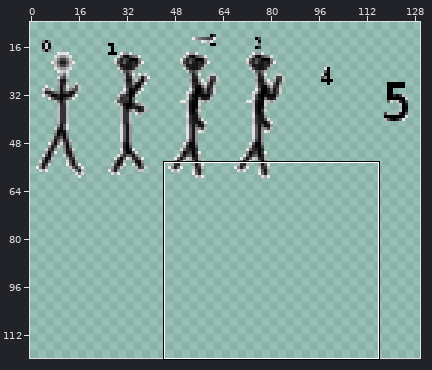
Edited in one commit: sprite sheet (spritesheet.gif). The picture above shows the old version from afar; the outline marks the close-up.
Close-up. As it was:
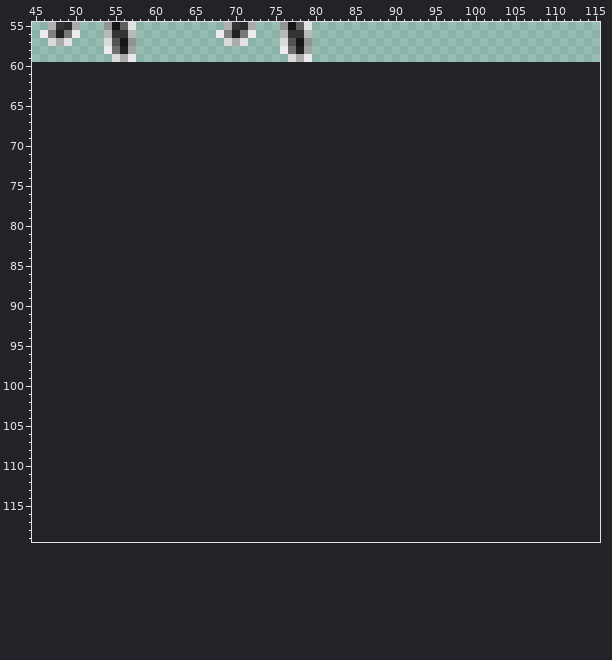
The file is 132x60 pixels. Colours within 5 levels of each other are drawn and written as one. Shown: x 45..115, y 55..119. The old version is drawn lined up with the new one, on the new canvas. The wide view leaves out empty margins. The commit also changed other parts of the picture, which this record leaves out.
And afterwards:
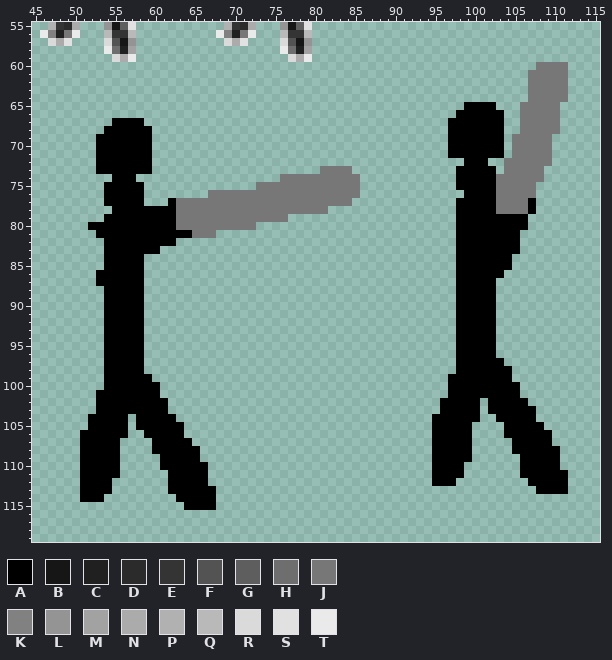
Palette (. is transparent): A #000000  B #161616  C #202020  D #2b2b2b  E #343434  F #535353  G #5e5e5e  H #6e6e6e  J #777777  K #818181  L #949494  M #a2a2a2  N #ababab  P #b1b1b1  Q #b9b9b9  R #dadada  S #e1e1e1  T #eaeaea
Difference:
canvas 132x60 -> 132x120
y 60: x 108..111 .... -> JJJJ
y 61..64: x 107..111 ..... -> JJJJJ
y 65: x 99..102 .... -> AAAA; x 106..110 ..... -> JJJJJ
y 66: x 98..103 ...... -> AAAAAA; x 106..110 ..... -> JJJJJ
y 67: x 55..58 .... -> AAAA; x 97..103 ....... -> AAAAAAA; x 106..110 ..... -> JJJJJ
y 68: x 54..59 ...... -> AAAAAA; x 97..103 ....... -> AAAAAAA; x 106..110 ..... -> JJJJJ
y 69..71: x 53..59 ....... -> AAAAAAA; x 97..103 ....... -> AAAAAAA; x 105..109 ..... -> JJJJJ
y 72: x 53..59 ....... -> AAAAAAA; x 99..101 ... -> AAA; x 104..109 ...... -> JJJJJJ
y 73: x 53..59 ....... -> AAAAAAA; x 81..84 .... -> JJJJ; x 98..102 ..... -> AAAAA; x 104..108 ..... -> JJJJJ
y 74: x 55..57 ... -> AAA; x 76..85 .......... -> JJJJJJJJJJ; x 98..108 ........... -> AAAAAJJJJJJ
y 75: x 54..58 ..... -> AAAAA; x 73..85 ............. -> JJJJJJJJJJJJJ; x 98..107 .......... -> AAAAAJJJJJ
y 76: x 54..58 ..... -> AAAAA; x 67..85 ................... -> JJJJJJJJJJJJJJJJJJJ; x 99..107 ......... -> AAAAJJJJJ
y 77: x 54..58 ..... -> AAAAA; x 62..84 ....................... -> AJJJJJJJJJJJJJJJJJJJJJJ; x 98..107 .......... -> AAAAAJJJJA
y 78: x 55..81 ........................... -> AAAAAAAAJJJJJJJJJJJJJJJJJJJ; x 98..107 .......... -> AAAAAJJJJA
y 79: x 54..76 ....................... -> AAAAAAAAAJJJJJJJJJJJJJJ; x 98..106 ......... -> AAAAAAAAA
y 80: x 52..72 ..................... -> AAAAAAAAAAAJJJJJJJJJJ; x 98..106 ......... -> AAAAAAAAA
y 81: x 53..67 ............... -> AAAAAAAAAAAAJJJ; x 98..105 ........ -> AAAAAAAA
y 82: x 54..62 ......... -> AAAAAAAAA; x 98..105 ........ -> AAAAAAAA
y 83: x 54..60 ....... -> AAAAAAA; x 98..105 ........ -> AAAAAAAA
y 84..85: x 54..58 ..... -> AAAAA; x 98..104 ....... -> AAAAAAA
y 86: x 53..58 ...... -> AAAAAA; x 98..103 ...... -> AAAAAA
y 87: x 53..58 ...... -> AAAAAA; x 98..102 ..... -> AAAAA
y 88..96: x 54..58 ..... -> AAAAA; x 98..102 ..... -> AAAAA
y 97: x 54..58 ..... -> AAAAA; x 98..103 ...... -> AAAAAA
y 98: x 54..58 ..... -> AAAAA; x 98..104 ....... -> AAAAAAA
y 99: x 54..59 ...... -> AAAAAA; x 97..104 ........ -> AAAAAAAA
y 100: x 54..60 ....... -> AAAAAAA; x 97..105 ......... -> AAAAAAAAA
y 101: x 53..60 ........ -> AAAAAAAA; x 97..105 ......... -> AAAAAAAAA
y 102: x 53..61 ......... -> AAAAAAAAA; x 96..100 ..... -> AAAAA; x 102..106 ..... -> AAAAA
y 103: x 53..61 ......... -> AAAAAAAAA; x 96..100 ..... -> AAAAA; x 102..107 ...... -> AAAAAA
y 104: x 52..56 ..... -> AAAAA; x 58..62 ..... -> AAAAA; x 95..100 ...... -> AAAAAA; x 103..107 ..... -> AAAAA
y 105: x 52..56 ..... -> AAAAA; x 58..63 ...... -> AAAAAA; x 95..99 ..... -> AAAAA; x 104..108 ..... -> AAAAA
y 106: x 51..56 ...... -> AAAAAA; x 59..63 ..... -> AAAAA; x 95..99 ..... -> AAAAA; x 104..109 ...... -> AAAAAA
y 107: x 51..55 ..... -> AAAAA; x 60..64 ..... -> AAAAA; x 95..99 ..... -> AAAAA; x 105..109 ..... -> AAAAA
y 108: x 51..55 ..... -> AAAAA; x 60..65 ...... -> AAAAAA; x 95..99 ..... -> AAAAA; x 105..110 ...... -> AAAAAA
y 109: x 51..55 ..... -> AAAAA; x 61..65 ..... -> AAAAA; x 95..99 ..... -> AAAAA; x 106..110 ..... -> AAAAA
y 110: x 51..55 ..... -> AAAAA; x 61..66 ...... -> AAAAAA; x 95..98 .... -> AAAA; x 106..110 ..... -> AAAAA
y 111: x 51..55 ..... -> AAAAA; x 62..66 ..... -> AAAAA; x 95..98 .... -> AAAA; x 106..111 ...... -> AAAAAA
y 112: x 51..54 .... -> AAAA; x 62..66 ..... -> AAAAA; x 95..97 ... -> AAA; x 107..111 ..... -> AAAAA
y 113: x 51..54 .... -> AAAA; x 62..67 ...... -> AAAAAA; x 108..111 .... -> AAAA
y 114: x 51..53 ... -> AAA; x 63..67 ..... -> AAAAA
y 115: x 64..67 .... -> AAAA
Boxes around the changes in both close-ups, in picture pixels (x1, y1, x2, y2):
added: (432, 62, 568, 494)
added: (80, 118, 360, 510)
